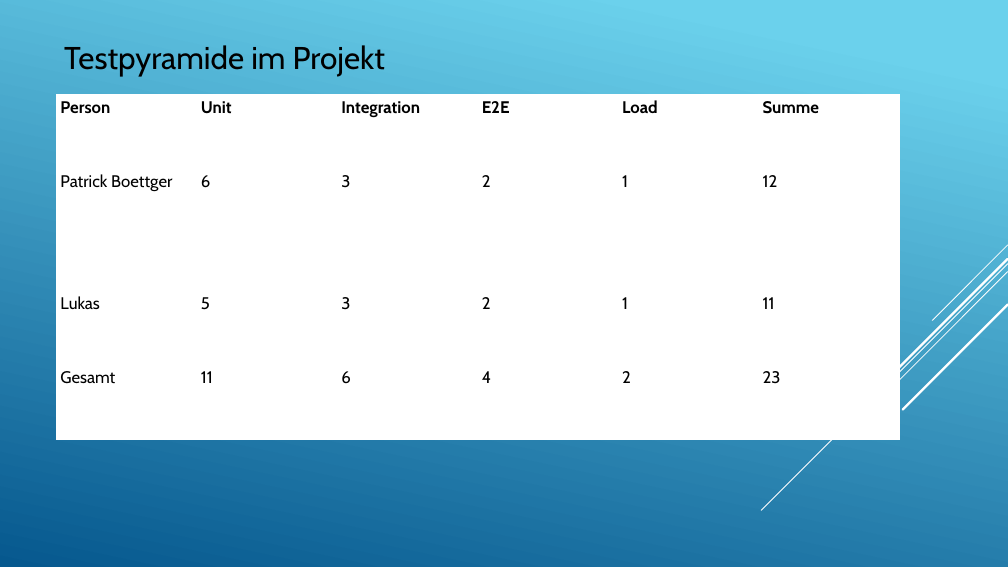
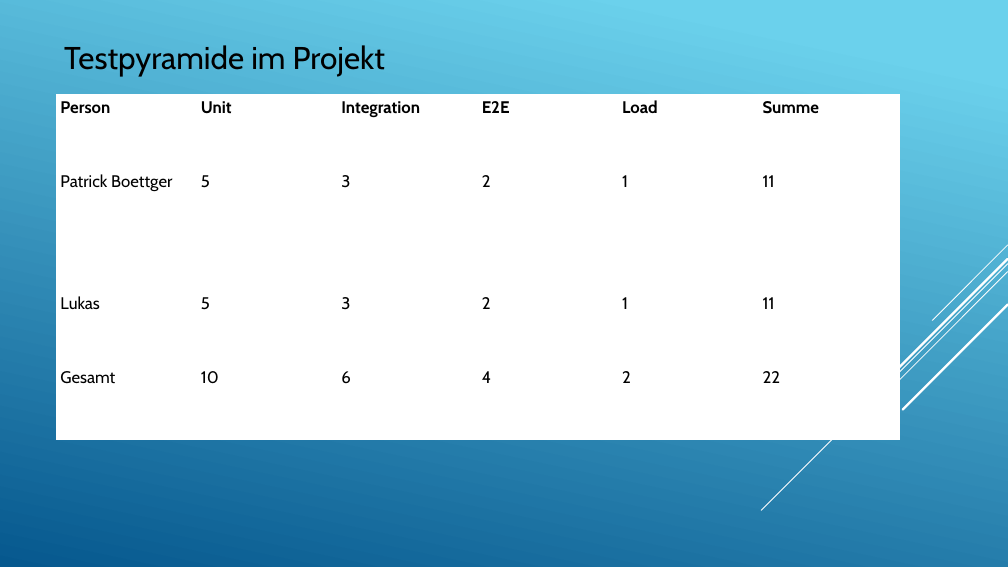
Before and after one commit to JG78horAz/Mealie, a slide deck: slide 3 of playwright-tests/PRESENTATION.pptx. Drawn at 1008x567 pixels with LibreOffice and Linux fonts; fonts in the diff are those of the drawing. Boxes give left, top, right and bottom in pixels: in the first picture for what was removed or moved away, otherwise in the second. Text is boxed around its words. In the diff, an @@ line names an element or a change of style, - is before the commit and + after.

Commit message:
update presentation

```diff
--- a/playwright-tests/PRESENTATION.pptx
+++ b/playwright-tests/PRESENTATION.pptx
@@ table at [57, 95, 901, 439] @@
-row 2, column 2: 6
+row 2, column 2: 5
-row 2, column 6: 12
+row 2, column 6: 11
-row 4, column 2: 11
+row 4, column 2: 10
-row 4, column 6: 23
+row 4, column 6: 22
```
Also in this commit, not shown: 2 other slides changed.
